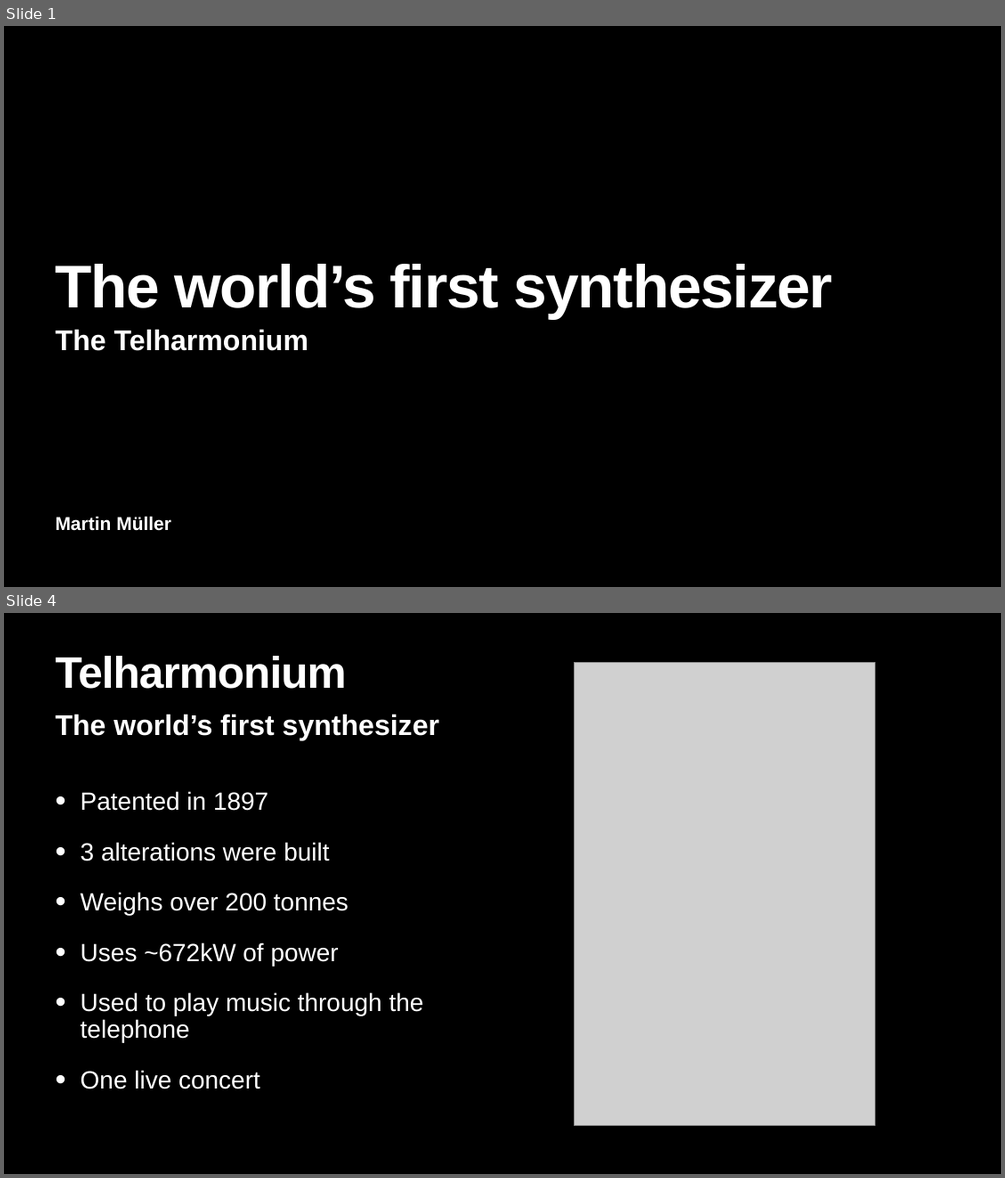
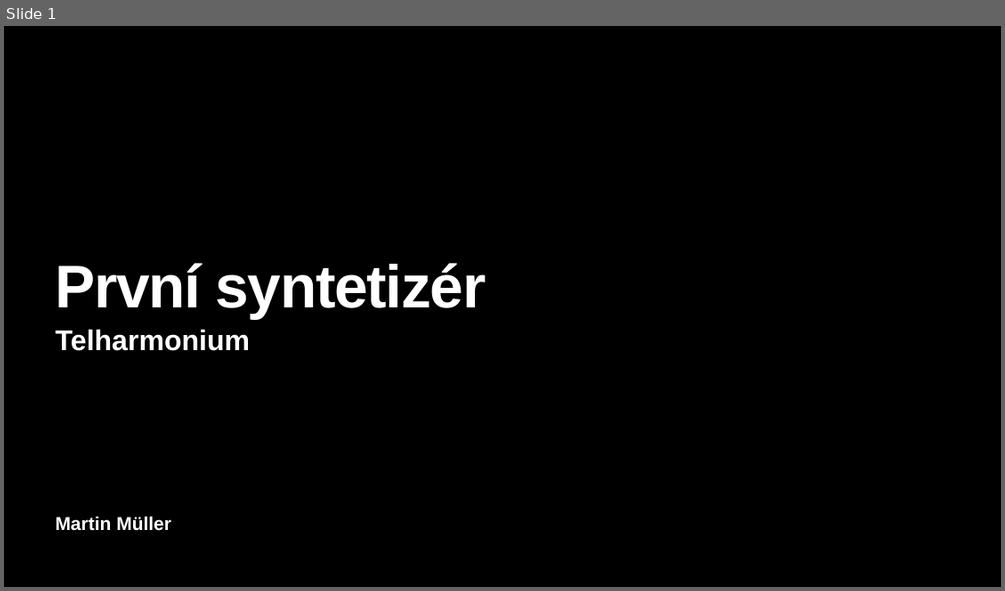
Before and after one commit to MikeOxlongfrfr/goethe, a slide deck: Telharmonium.pptx. Shown one above the other, each under a label of ours: slides 1 and 4 before the commit, slide 1 after it; the slides between them are not shown. The pictures are 1005x1178 and 1005x591 pixels, drawn with LibreOffice and Linux fonts; fonts in the diff are those of the drawing; grey boxes stand for pictures. Boxes give left, top, right and bottom in pixels: in the first picture for what was removed or moved away, otherwise in the second. Text is boxed around its words. In the diff, an @@ line names an element or a change of style, - is before the commit and + after.

```diff
--- a/Telharmonium.pptx
+++ b/Telharmonium.pptx
@@ slide 4 removed at <box>4,613,1001,1174</box>, background #000000 @@
@@ title removed at <box>56,656,347,689</box> @@
-Telharmonium
@@ picture removed at <box>574,662,874,1125</box> @@
@@ text removed at <box>56,714,439,740</box> @@
-The world’s first synthesizer
@@ text removed at <box>81,791,424,1089</box> @@
-• Patented in 1897
-• 3 alterations were built
-• Weighs over 200 tonnes
-• Uses ~672kW of power
-• Used to play music through the telephone
-• One live concert
@@ slide 1 changed as well @@
@@ title at <box>56,263,486,319</box>: text changed @@
-The world’s first synthesizer
+První syntetizér
@@ subtitle at <box>56,329,250,351</box>: text changed @@
-The Telharmonium
+Telharmonium
```
Also in this commit, not shown: 1 other slide changed, 5 slides added, 4 other slides removed, 1 other file.
